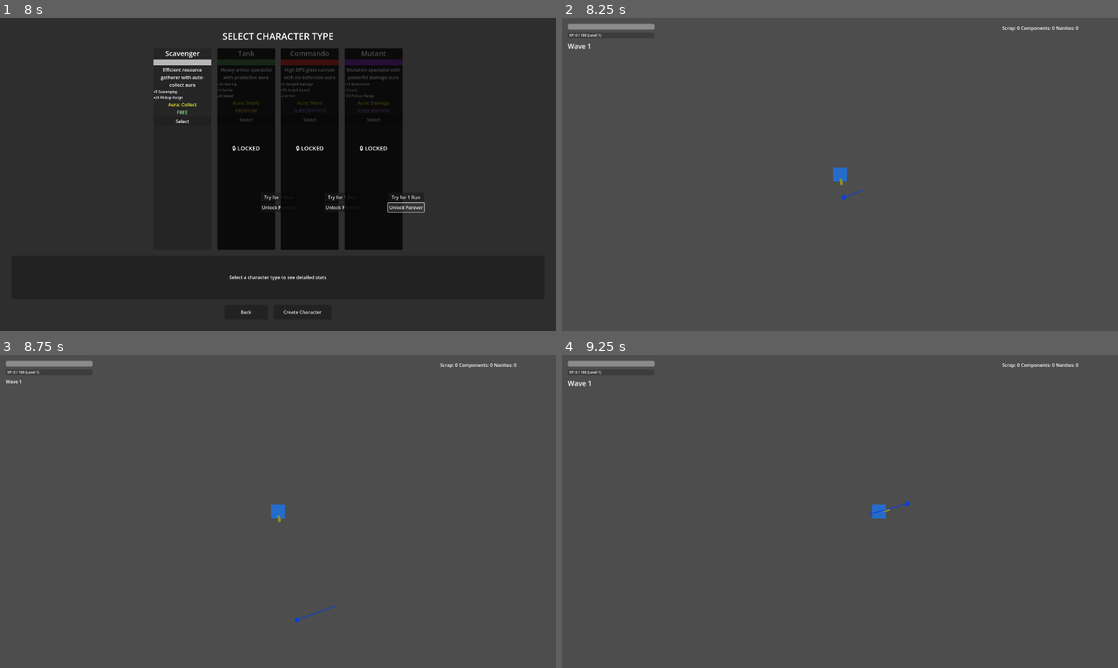
Above: before the commit, frames 1-4 (two rows, left to right).
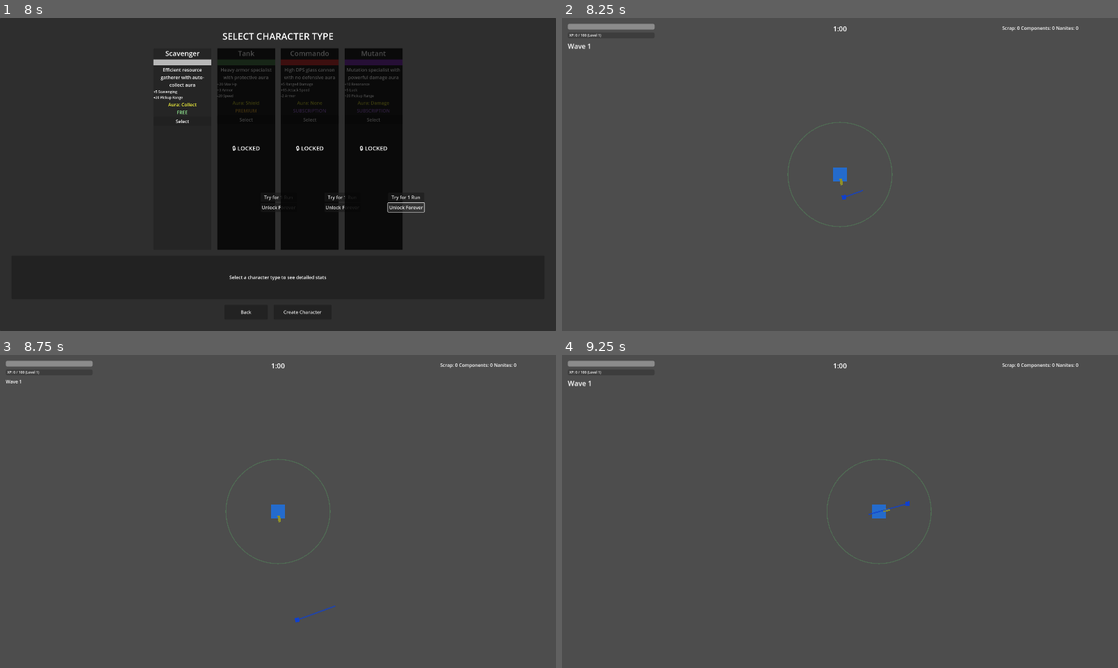
Above: after the commit, the same moments.

Repository: alanjayspector/scrap-survivor-godot
Game: Godot game, scene res://scenes/ui/character_selection.tscn
Same seed, same stepped clock (60 frames per second), same inputs: the game is played once before the commit and once after it.
Inputs (mouse positions are in pixels of both pictures, inside the frame that each line leads up to):
- Up to frame 1 (8 s): click "Select" at 0.5 s; click "Select" at 1.25 s; click "Try for 1 Run" at 2 s; click "Unlock Forever" at 2.75 s; click "Select" at 3.5 s; click "Try for 1 Run" at 4.25 s; click "Unlock Forever" at 5 s; click "Select" at 5.75 s; click "Try for 1 Run" at 6.5 s; click "Unlock Forever" at 7.25 s
- Up to frame 2 (8.25 s): click "Create Character" at 8 s
- Up to frame 3 (8.75 s): no input
- Up to frame 4 (9.25 s): tap Enter at 8.75 s; move the mouse to (962, 495) at 8.77 s; hold D (move_right) from 8.78 s (still down); hold Shift from 8.78 s (still down); click (962, 495) at 8.92 s

Frame 1 is identical in both runs. In frame 2, 0.2% of the frame differs, in the area x 40-60%, y 2-67%; in frame 3, 0.2%; in frame 4, 0.2%, in the area x 47-67%, y 2-67%.

Commit message:
feat: implement Week 12 Phase 2 - pickup magnet system and stat tracking fixes
Implements pickup magnetism system where drops automatically fly toward player within pickup_range. Fixes wave stat tracking bugs for XP and damage dealt.

**Pickup Magnet System**
- Add pickup_range stat (Stat #21) to STAT-SYSTEM.md (base: 100px, scaling: +10/point)
- Implement magnet behavior in drop_pickup.gd with _physics_process
  - Query player's pickup_range stat dynamically
  - Calculate direction and accelerating velocity (1x-3x speed multiplier)
  - Magnetized drops show brighter visual feedback (1.3x modulate)
- Add visual pickup range indicator to player (Line2D circle, 64 points)
  - Semi-transparent green circle (Color(0.5, 1.0, 0.5, 0.3))
  - Updates dynamically when pickup_range stat changes
  - Z-index: -1 (renders below player and enemies)

**Wave Countdown Timer**
- Add WaveTimerLabel to HUD scene (top-center, 24pt font)
- Implement wave timer tracking in hud.gd
  - Default 60 second waves, updates every frame
  - Color coding: white (>10s), yellow (5-10s), red (<5s)
  - Format: "M:SS" (e.g., "1:00", "0:42", "0:05")
  - Connects to WaveManager wave_started/completed signals

**Bug Fixes - Stat Tracking**
- Fix XP tracking: enemy.gd now includes xp_reward in died signal
  - Update enemy died signal: died(enemy_id, drops, xp_reward)
  - WaveManager tracks xp_earned in wave_stats
- Fix damage tracking: WaveManager connects to enemy.damaged signals
  - Track all damage dealt to enemies (not just killing blows)
  - Sum total damage in wave_stats.damage_dealt

**Technical Details**
- Drop magnet speed: 200 px/s base with 1-3x acceleration near player
- Pickup range defaults: 100px (Scavenger +20, Mutant +20 from character types)
- All changes tested (437/461 tests passing)
- No linting issues (gdlint success)

Files modified:
- docs/game-design/systems/STAT-SYSTEM.md (add Stat #21)
- scripts/entities/drop_pickup.gd (magnet behavior + visual feedback)
- scripts/entities/player.gd (pickup range indicator)
- scripts/entities/enemy.gd (xp_reward in died signal)
- scripts/systems/wave_manager.gd (XP + damage tracking)
- scenes/entities/player.tscn (PickupRangeIndicator Line2D)
- scenes/ui/hud.gd (wave timer logic)
- scenes/ui/hud.tscn (WaveTimerLabel)

🤖 Generated with [Claude Code](https://claude.com/claude-code)

Co-Authored-By: Claude <noreply@anthropic.com>

Diff:
--- a/scenes/entities/player.tscn
+++ b/scenes/entities/player.tscn
@@ -28,3 +28,8 @@
 offset_right = 25.0
 offset_bottom = 3.0
 color = Color(0.8, 0.8, 0.2, 1)
+
+[node name="PickupRangeIndicator" type="Line2D" parent="."]
+z_index = -1
+width = 2.0
+default_color = Color(0.5, 1, 0.5, 0.3)
--- a/scenes/ui/hud.gd
+++ b/scenes/ui/hud.gd
@@ -2,11 +2,13 @@
 ## HUD - Heads-Up Display for combat scene
 ##
 ## Week 10 Phase 3: HUD Implementation with HP, XP, wave, and currency displays
+## Week 12 Phase 2: Wave countdown timer
 ##
 ## Displays:
 ## - HP bar (current/max health)
 ## - XP bar (current/required XP, level)
 ## - Wave counter
+## - Wave countdown timer
 ## - Currency display (scrap, components, nanites)
 ##
 ## Based on: docs/migration/week10-implementation-plan.md (lines 467-562)
@@ -16,6 +18,7 @@
 @onready var xp_bar: ProgressBar = $XPBar if has_node("XPBar") else null
 @onready var xp_label: Label = $XPBar/XPLabel if has_node("XPBar/XPLabel") else null
 @onready var wave_label: Label = $WaveLabel if has_node("WaveLabel") else null
+@onready var wave_timer_label: Label = $WaveTimerLabel if has_node("WaveTimerLabel") else null
 @onready
 var currency_display: HBoxContainer = $CurrencyDisplay if has_node("CurrencyDisplay") else null
 @onready var scrap_label: Label = (
@@ -36,6 +39,11 @@
 ## XP tracking (for detecting actual level-ups)
 var previous_xp: int = -1  # -1 = uninitialized
 
+## Wave timer tracking
+var wave_duration: float = 60.0  # Default 60 seconds per wave
+var wave_time_remaining: float = 0.0
+var wave_active: bool = false
+
 
 func _ready() -> void:
 	# Connect to HudService signals
@@ -45,6 +53,12 @@
 		HudService.wave_changed.connect(_on_wave_changed)
 		HudService.currency_changed.connect(_on_currency_changed)
 
+	# Connect to WaveManager signals for wave timer
+	var wave_manager = get_tree().get_first_node_in_group("wave_manager")
+	if wave_manager:
+		wave_manager.wave_started.connect(_on_wave_started)
+		wave_manager.wave_completed.connect(_on_wave_completed)
+
 	# Initialize currency from BankingService
 	if BankingService:
 		scrap = BankingService.balances.get("scrap", 0)
@@ -68,6 +82,14 @@
 	GameLogger.info("HUD initialized")
 
 
+func _process(delta: float) -> void:
+	"""Update wave timer every frame"""
+	if wave_active and wave_time_remaining > 0:
+		wave_time_remaining -= delta
+		wave_time_remaining = max(0, wave_time_remaining)
+		_update_wave_timer_display()
+
+
 ## Signal Handlers
 
 
@@ -113,6 +135,24 @@
 	var tween = create_tween()
 	tween.tween_property(wave_label, "scale", Vector2(1.5, 1.5), 0.2)
 	tween.tween_property(wave_label, "scale", Vector2(1.0, 1.0), 0.2)
+
+
+func _on_wave_started(wave: int) -> void:
+	"""Called when a wave starts - initialize wave timer"""
+	wave_active = true
+	wave_time_remaining = wave_duration
+	_update_wave_timer_display()
+	GameLogger.info("HUD: Wave timer started", {"wave": wave, "duration": wave_duration})
+
+
+func _on_wave_completed(_wave: int, _stats: Dictionary) -> void:
+	"""Called when a wave completes - stop wave timer"""
+	wave_active = false
+	wave_time_remaining = 0.0
+	if wave_timer_label:
+		wave_timer_label.text = "COMPLETE"
+		wave_timer_label.modulate = Color.GREEN
+	GameLogger.info("HUD: Wave timer stopped")
 
 
 func _on_currency_changed(currency_type: String, _amount: int, new_total: int) -> void:
@@ -146,6 +186,28 @@
 
 	if nanites_label:
 		nanites_label.text = "Nanites: %d" % nanites
+
+
+func _update_wave_timer_display() -> void:
+	"""Update wave timer label with remaining time and color coding"""
+	if not wave_timer_label:
+		return
+
+	# Format time as MM:SS
+	var minutes = int(wave_time_remaining) / 60
+	var seconds = int(wave_time_remaining) % 60
+	wave_timer_label.text = "%d:%02d" % [minutes, seconds]
+
+	# Color code based on remaining time
+	if wave_time_remaining <= 5.0:
+		# Red when < 5 seconds
+		wave_timer_label.modulate = Color.RED
+	elif wave_time_remaining <= 10.0:
+		# Yellow when < 10 seconds
+		wave_timer_label.modulate = Color.YELLOW
+	else:
+		# White when > 10 seconds
+		wave_timer_label.modulate = Color.WHITE
 
 
 func _get_currency_label(currency_type: String) -> Label:
--- a/scenes/ui/hud.tscn
+++ b/scenes/ui/hud.tscn
@@ -61,6 +61,21 @@
 offset_bottom = 106.0
 text = "Wave 1"
 
+[node name="WaveTimerLabel" type="Label" parent="."]
+layout_mode = 1
+anchors_preset = 5
+anchor_left = 0.5
+anchor_right = 0.5
+offset_left = -60.0
+offset_top = 20.0
+offset_right = 60.0
+offset_bottom = 50.0
+grow_horizontal = 2
+theme_override_font_sizes/font_size = 24
+text = "1:00"
+horizontal_alignment = 1
+vertical_alignment = 1
+
 [node name="CurrencyDisplay" type="HBoxContainer" parent="."]
 layout_mode = 1
 anchors_preset = 1
--- a/scripts/entities/drop_pickup.gd
+++ b/scripts/entities/drop_pickup.gd
@@ -11,7 +11,9 @@
 ## Drop properties
 var currency_type: String = "scrap"  # scrap, components, nanites
 var amount: int = 1
-var magnet_range: float = 80.0  # Pickup detection range
+var magnet_range: float = 100.0  # Default pickup detection range (overridden by player stat)
+var magnet_speed: float = 200.0  # How fast drops fly toward player (px/s)
+var is_magnetized: bool = false  # Tracking state for visual feedback
 
 ## Visual reference
 var visual_node: ColorRect = null
@@ -55,6 +57,48 @@
 	monitoring = true
 	monitorable = true
 	print("[DropPickup] Collision configured: layer=8, mask=1")
+
+
+func _physics_process(delta: float) -> void:
+	"""Handle drop magnetism - fly toward player when in range"""
+	# Get player reference
+	var player = get_tree().get_first_node_in_group("player")
+	if not player:
+		is_magnetized = false
+		return
+
+	# Get player's pickup_range stat
+	var player_pickup_range = player.get_stat("pickup_range")
+	if player_pickup_range <= 0:
+		player_pickup_range = magnet_range  # Fallback to default
+
+	# Calculate distance to player
+	var distance = global_position.distance_to(player.global_position)
+
+	# Check if within pickup range
+	if distance <= player_pickup_range:
+		# Drop is magnetized - fly toward player
+		is_magnetized = true
+
+		# Calculate direction to player
+		var direction = (player.global_position - global_position).normalized()
+
+		# Calculate speed multiplier (accelerates as drop gets closer)
+		# Speed ranges from 1x (at max range) to 3x (very close to player)
+		var speed_multiplier = 1.0 + (1.0 - distance / player_pickup_range) * 2.0
+
+		# Apply velocity
+		var velocity = direction * magnet_speed * speed_multiplier
+		global_position += velocity * delta
+
+		# Update magnetized visual feedback
+		_update_magnetized_visual()
+	else:
+		# Drop is not magnetized
+		if is_magnetized:
+			# Just left magnet range - reset visual
+			is_magnetized = false
+			_update_magnetized_visual()
 
 
 func setup(type: String, amt: int) -> void:
@@ -131,5 +175,15 @@
 	rotate_tween.tween_property(self, "rotation", deg_to_rad(-5), 0.8).set_ease(Tween.EASE_IN_OUT)
 
 
+func _update_magnetized_visual() -> void:
+	"""Update visual feedback based on magnetized state"""
+	if is_magnetized:
+		# Brighter color when magnetized (1.3x brightness)
+		modulate = Color(1.3, 1.3, 1.3, 1.0)
+	else:
+		# Normal color
+		modulate = Color(1.0, 1.0, 1.0, 1.0)
+
+
 func _to_string() -> String:
 	return "DropPickup(%s x%d)" % [currency_type, amount]
--- a/scripts/entities/enemy.gd
+++ b/scripts/entities/enemy.gd
@@ -6,7 +6,7 @@
 ## Handles AI pathfinding, health, and drop spawning
 
 ## Signals
-signal died(enemy_id: String, drops: Dictionary)
+signal died(enemy_id: String, drops: Dictionary, xp_reward: int)
 signal damaged(damage: float)
 
 ## Enemy configuration
@@ -213,8 +213,8 @@
 	print("[Enemy] Enemy death complete: ", enemy_type, " drops: ", drops)
 	GameLogger.info("Enemy died - COMPLETE", {"id": enemy_id, "type": enemy_type, "drops": drops})
 
-	# Emit death signal
-	died.emit(enemy_id, drops)
+	# Emit death signal with XP reward
+	died.emit(enemy_id, drops, xp_reward)
 
 	# Death animation (fade out + scale down)
 	var tween = create_tween()
--- a/scripts/entities/player.gd
+++ b/scripts/entities/player.gd
@@ -17,6 +17,9 @@
 
 ## Node references
 @onready var weapon_pivot: Node2D = $WeaponPivot if has_node("WeaponPivot") else null
+@onready var pickup_range_indicator: Line2D = (
+	$PickupRangeIndicator if has_node("PickupRangeIndicator") else null
+)
 
 ## Character stats (loaded from CharacterService)
 var stats: Dictionary = {}
@@ -72,6 +75,9 @@
 	if joystick:
 		joystick.direction_changed.connect(_on_joystick_direction_changed)
 		print("[Player] Connected to virtual joystick")
+
+	# Draw initial pickup range indicator
+	_update_pickup_range_indicator()
 
 	GameLogger.info("Player initialized", {"character_id": character_id})
 	print("[Player] _ready() complete")
@@ -406,6 +412,9 @@
 		current_hp = max_hp
 		health_changed.emit(current_hp, max_hp)
 
+		# Update pickup range indicator (in case pickup_range stat changed)
+		_update_pickup_range_indicator()
+
 		# Emit level up signal
 		player_leveled_up.emit(new_level, stats)
 
@@ -440,3 +449,27 @@
 func is_alive() -> bool:
 	"""Check if player is alive"""
 	return current_hp > 0
+
+
+func _update_pickup_range_indicator() -> void:
+	"""Update the pickup range indicator circle based on current pickup_range stat"""
+	if not pickup_range_indicator:
+		return
+
+	# Get pickup_range stat
+	var pickup_range = get_stat("pickup_range")
+	if pickup_range <= 0:
+		pickup_range = 100.0  # Default fallback
+
+	# Generate circle points
+	var num_points = 64  # Circle resolution (higher = smoother)
+	var points: PackedVector2Array = []
+
+	for i in range(num_points + 1):  # +1 to close the circle
+		var angle = (float(i) / num_points) * TAU  # TAU = 2*PI
+		var x = cos(angle) * pickup_range
+		var y = sin(angle) * pickup_range
+		points.append(Vector2(x, y))
+
+	# Update Line2D points
+	pickup_range_indicator.points = points
--- a/scripts/systems/wave_manager.gd
+++ b/scripts/systems/wave_manager.gd
@@ -88,9 +88,10 @@
 	enemy.setup(enemy_id, random_type, current_wave)
 	print("[WaveManager] Enemy setup complete")
 
-	# Connect death signal
+	# Connect death and damage signals
 	enemy.died.connect(_on_enemy_died)
-	print("[WaveManager] Death signal connected")
+	enemy.damaged.connect(_on_enemy_damaged)
+	print("[WaveManager] Death and damage signals connected")
 
 	# Random spawn position (off-screen)
 	var spawn_pos = _get_random_spawn_position()
@@ -158,11 +159,12 @@
 	return player_pos  # Fallback
 
 
-func _on_enemy_died(enemy_id: String, _drop_data: Dictionary) -> void:
+func _on_enemy_died(enemy_id: String, _drop_data: Dictionary, xp_reward: int) -> void:
 	print("[WaveManager] _on_enemy_died called for enemy: ", enemy_id)
 
 	# Update wave stats
 	wave_stats.enemies_killed += 1
+	wave_stats.xp_earned += xp_reward
 
 	# Emit enemy died signal for visual feedback (screen shake, etc.)
 	enemy_died.emit(enemy_id)
@@ -192,6 +194,12 @@
 		)
 
 
+## Handler for enemy taking damage
+func _on_enemy_damaged(damage: float) -> void:
+	"""Track total damage dealt to enemies"""
+	wave_stats.damage_dealt += int(damage)
+
+
 ## Handler for drops actually collected by player
 func _on_drops_collected(drops: Dictionary) -> void:
 	for currency in drops.keys():
Not shown, changed: docs/game-design/systems/STAT-SYSTEM.md
